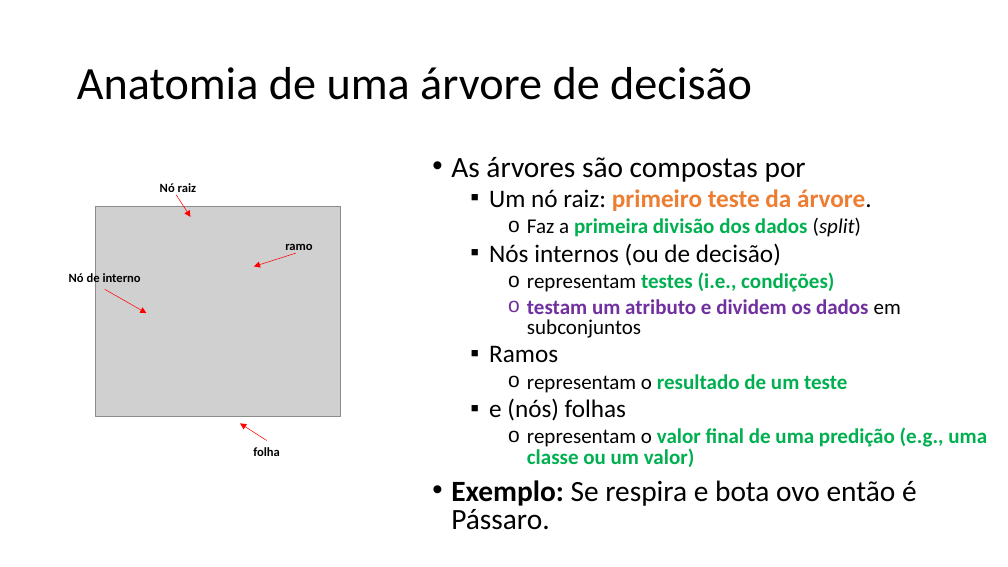
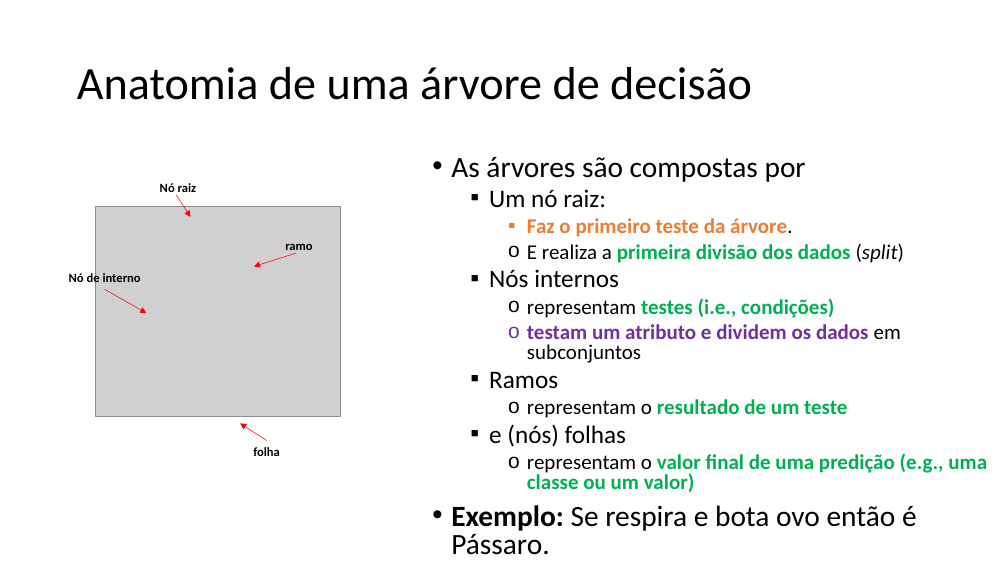
Before and after one commit to zz4fap/c24_inteligencia_artificial, a slide deck: slide 5 of slides/C24_Árvores_de_decisão.pptx. Drawn at 1008x567 pixels with LibreOffice and Linux fonts; fonts in the diff are those of the drawing; grey boxes stand for pictures. Boxes give left, top, right and bottom in pixels: in the first picture for what was removed or moved away, otherwise in the second. Text is boxed around its words. In the diff, an @@ line names an element or a change of style, - is before the commit and + after.

```diff
--- a/slides/C24_Árvores_de_decisão.pptx
+++ b/slides/C24_Árvores_de_decisão.pptx
@@ text at bbox=[489, 189, 904, 288]: text changed; size 24 to 20 pt; bold on @@
-  ▪ Um nó raiz: primeiro teste da árvore.
-    o Faz a primeira divisão dos dados (split)
-  ▪ Nós internos (ou de decisão)
+  ▪ Um nó raiz:
+    ▪ Faz o primeiro teste da árvore.
+    o E realiza a primeira divisão dos dados (split)
+  ▪ Nós internos
```
Also in this commit, not shown: 2 other slides changed, 2 slides added, 2 slides removed, 1 other file.
